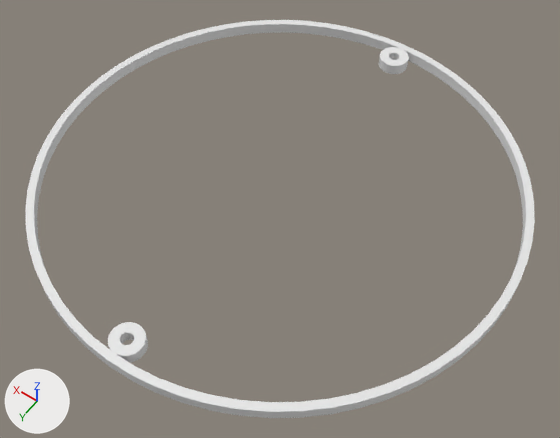
One commit to the Blender file nextLayer.blend: the scene before it, then after it.
Both versions are drawn from a camera (50 mm lens) standing at (-72.7, 101.8, 146.4) and looking at (-4.3, 6.0, -4.2). The axes (+X, +Y, +Z) are drawn at lower left. The lights are the same throughout.

Before the edit, the objects in view are built like this:
```python
me_cylinder_076 = bpy.data.meshes.new('Cylinder.076')
me_cylinder_076.from_pydata(...)  # 515 vertices, 269 faces; spans x -61.0..61.0, y -6.0..116.0, z -1.5..1.5
ob_nextlayer = bpy.data.objects.new('NextLayer', me_cylinder_076)
ob_nextlayer.location = (0.0, -55.0, 1.5)
```
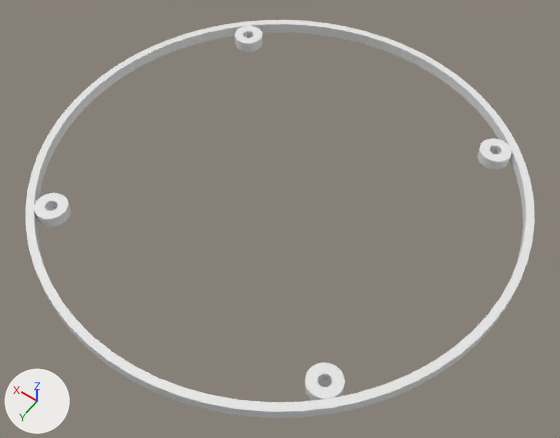
Commit message: Add NextLayer Code

Edits to the scene script, one JSON object a line:
```json
{"block": "me_cylinder_076", "where": "# used by ob_nextlayer; location = (0.0, -55.0, 1.5)"}
{"op": "remove", "block": "me_cylinder_076", "code": "me_cylinder_076.from_pydata(...)  # 515 vertices, 269 faces; spans x -61.0..61.0, y -6.0..116.0, z -1.5..1.5"}
{"op": "add", "block": "me_cylinder_076", "code": "me_cylinder_076.from_pydata(...)  # 777 vertices, 406 faces, 2 loose edges; spans x -61.0..61.0, y -61.0..61.0, z 0.0..3.0"}
{"block": "me_cylinder_076", "change": "me_cylinder_076 part 1: the loose piece of 128 vertices spanning x -4.0..4.0, y 106.0..114.0, z -1.5..1.5 is moved by (0.0, -55.0, 1.5)"}
{"block": "me_cylinder_076", "change": "me_cylinder_076 part 2: the loose piece of 387 vertices spanning x -61.0..61.0, y -6.0..116.0, z -1.5..1.5 is rebuilt with 649 vertices and now spans x -61.0..61.0, y -61.0..61.0, z 0.0..3.0"}
{"op": "set", "path": "ob_nextlayer.location", "old": "(0.0, -55.0, 1.5)", "new": "(0.0, 0.0, 0.0)"}
{"op": "set", "path": "ob_nextlayer.rotation_euler", "old": "(0.0, 0.0, 0.0)", "new": "(0.0, 0.0, -0.785)", "note": "degrees (0, 0, 0) -> degrees (0, 0, -45)"}
```

Pixel boxes (x1, y1, x2, y2) of what changed, in the pictures (560 x 438 px; the box of a moved part takes in the faces that stretch with it):
```json
{"object": "NextLayer", "change": "reshaped, moved, turned", "before": [25, 20, 535, 418], "after": [25, 20, 535, 418]}
{"part": 1, "of": "me_cylinder_076", "change": "moved or reshaped", "before": [108, 322, 148, 363], "after": [34, 193, 71, 227]}
{"part": 2, "of": "me_cylinder_076", "change": "rebuilt", "before": [25, 20, 535, 418], "after": [25, 20, 535, 418]}
```
